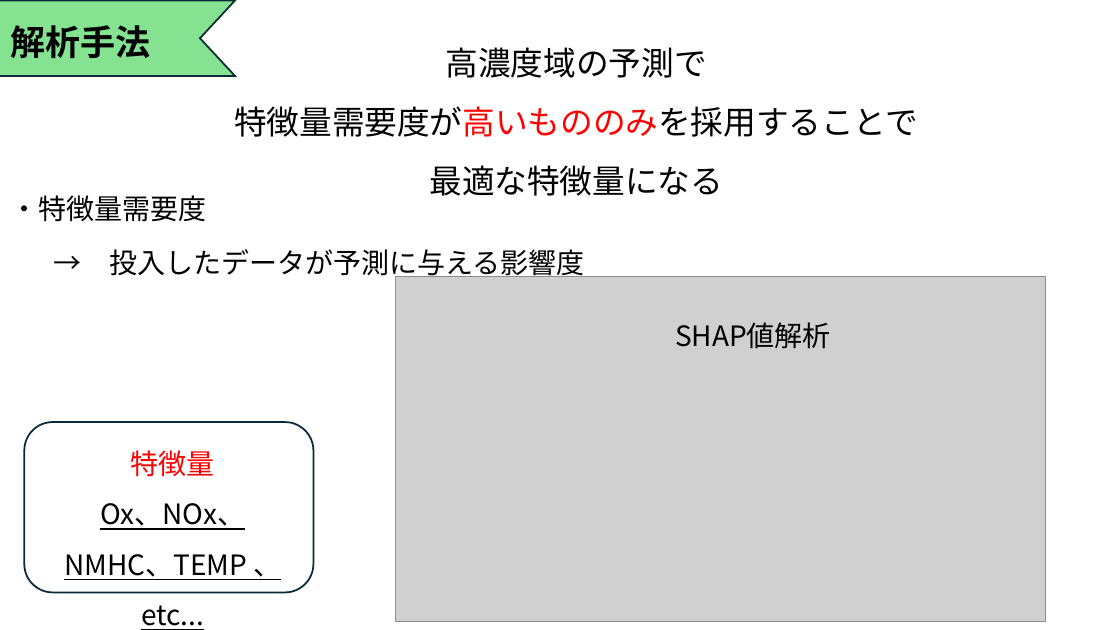
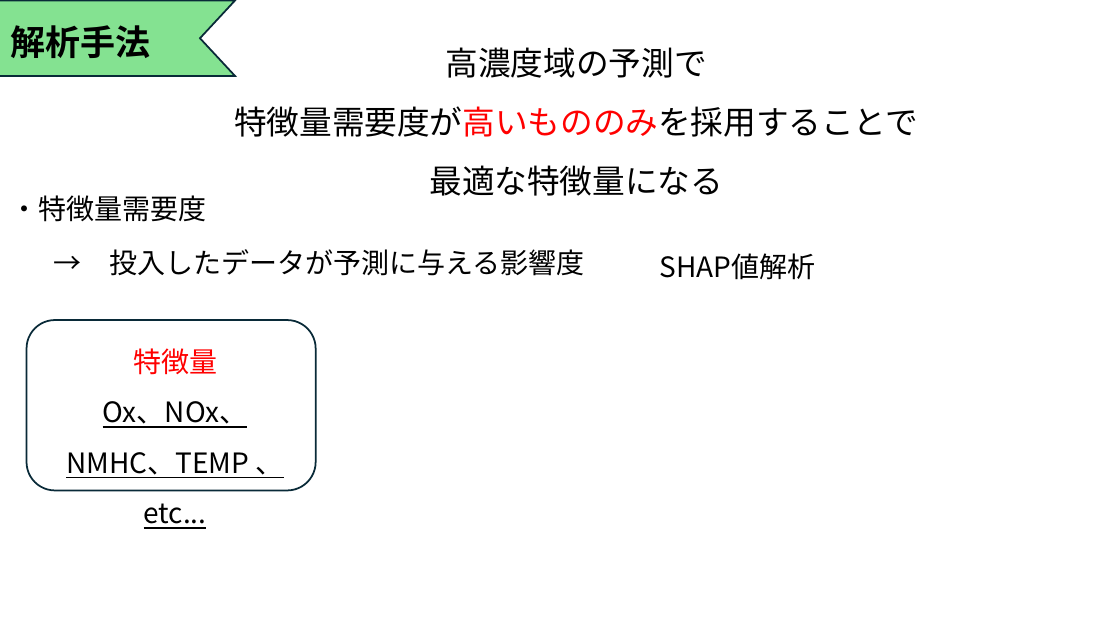
Before and after one commit to Tatsuki0623/lab, a slide deck: slide 5 of out_data/21T7-008.pptx. Drawn at 1120x630 pixels with LibreOffice and Linux fonts; fonts in the diff are those of the drawing; grey boxes stand for pictures. Boxes give left, top, right and bottom in pixels: in the first picture for what was removed or moved away, otherwise in the second. Text is boxed around its words. In the diff, an @@ line names an element or a change of style, - is before the commit and + after.

```diff
--- a/out_data/21T7-008.pptx
+++ b/out_data/21T7-008.pptx
@@ text "SHAP値解析": place and size @@
-text "SHAP値解析" at (675,322,831,349)
+text "SHAP値解析" at (660,253,816,280)
@@ picture removed at (396,276,1045,622) @@
@@ rounded rectangle: place and size @@
-rounded rectangle at (24,422,313,592)
+rounded rectangle at (27,320,316,491)
@@ text "特徴量": place and size @@
-text "特徴量" at (64,450,281,580)
+text "特徴量" at (66,348,284,478)
```
Also in this commit, not shown: 3 other slides changed, 1 slide added.
